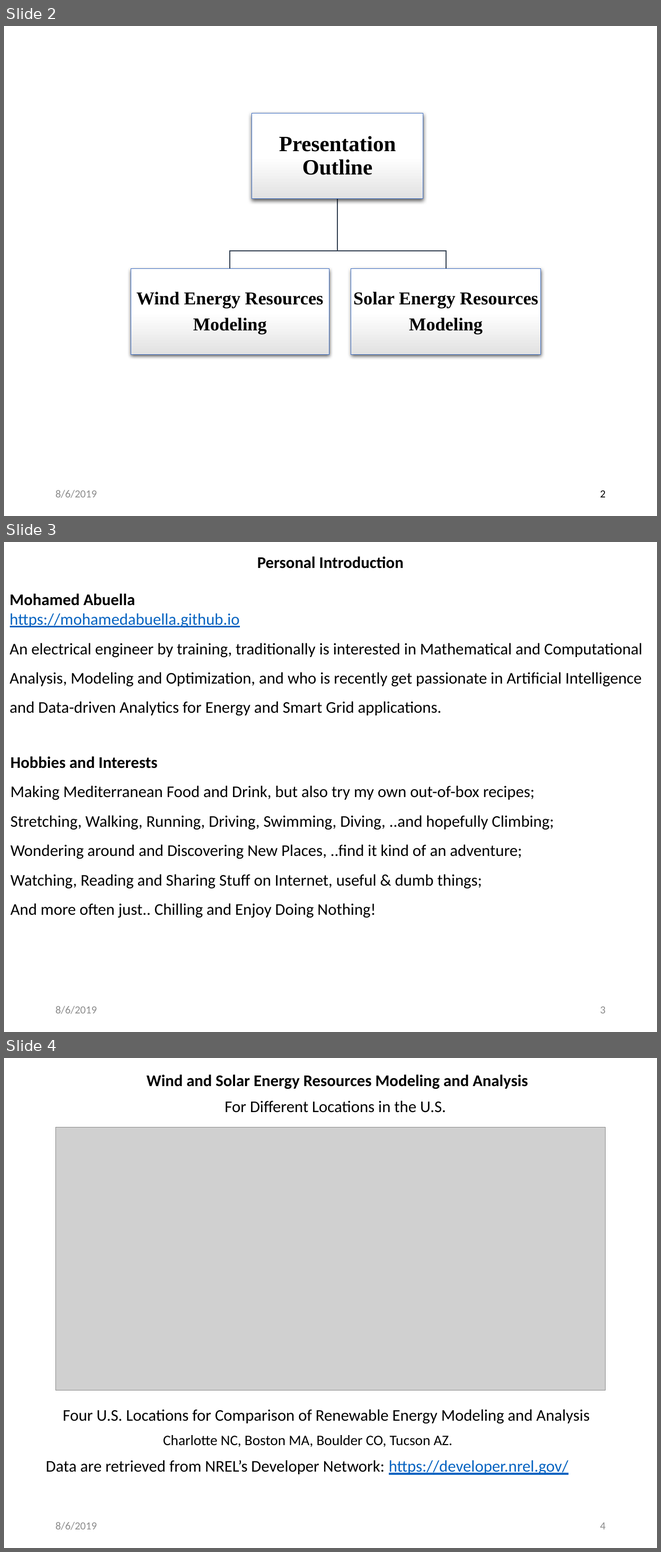
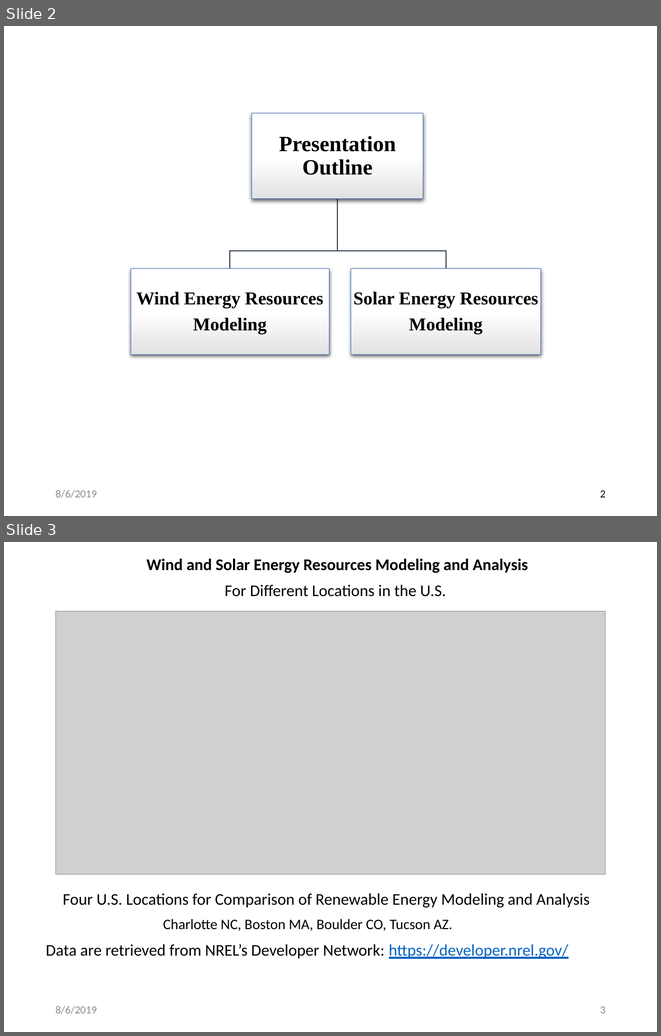
Before and after one commit to mhdella/Renewable-Energy-Analytics, a slide deck: +Presentation for Energy_Analytics/Wind_Solar_Energy_Modeling_Analysis.pptx. Shown one above the other, each under a label of ours: slides 2, 3 and 4 before the commit, slides 2 and 3 after it. The pictures are 661x1552 and 661x1036 pixels, drawn with LibreOffice and Linux fonts; fonts in the diff are those of the drawing; grey boxes stand for pictures. Boxes give left, top, right and bottom in pixels: in the first picture for what was removed or moved away, otherwise in the second. Text is boxed around its words. In the diff, an @@ line names an element or a change of style, - is before the commit and + after.

```diff
--- a/+Presentation for Energy_Analytics/Wind_Solar_Energy_Modeling_Analysis.pptx
+++ b/+Presentation for Energy_Analytics/Wind_Solar_Energy_Modeling_Analysis.pptx
@@ slide 3 removed at box(4, 542, 657, 1032), background #FFFFFF @@
@@ text removed at box(257, 556, 404, 568) @@
-Personal Introduction
@@ text removed at box(10, 593, 642, 716) @@
-Mohamed Abuella
-https://mohamedabuella.github.io
-An electrical engineer by training, traditionally is interested in Mathematical and Computational Analysis, Modeling and Optimization, and who is recently get passionate in Artificial Intelligence and Data-driven Analytics for Energy and Smart Grid applications.
@@ text removed at box(10, 756, 554, 918) @@
-Hobbies and Interests
-Making Mediterranean Food and Drink, but also try my own out-of-box recipes;
-Stretching, Walking, Running, Driving, Swimming, Diving, ..and hopefully Climbing; Wondering around and Discovering New Places, ..find it kind of an adventure;
-Watching, Reading and Sharing Stuff on Internet, useful & dumb things;
-And more often just.. Chilling and Enjoy Doing Nothing!
@@ text removed at box(55, 1006, 97, 1014) @@
-8/6/2019
@@ page number removed at box(600, 1006, 606, 1013) @@
-3
@@ what was slide 4 is now slide 3 @@
@@ page number at box(600, 1006, 606, 1013): text changed @@
-4
+3
```
Also in this commit, not shown: 3 slides changed, 1 slide added, 1 other file.
